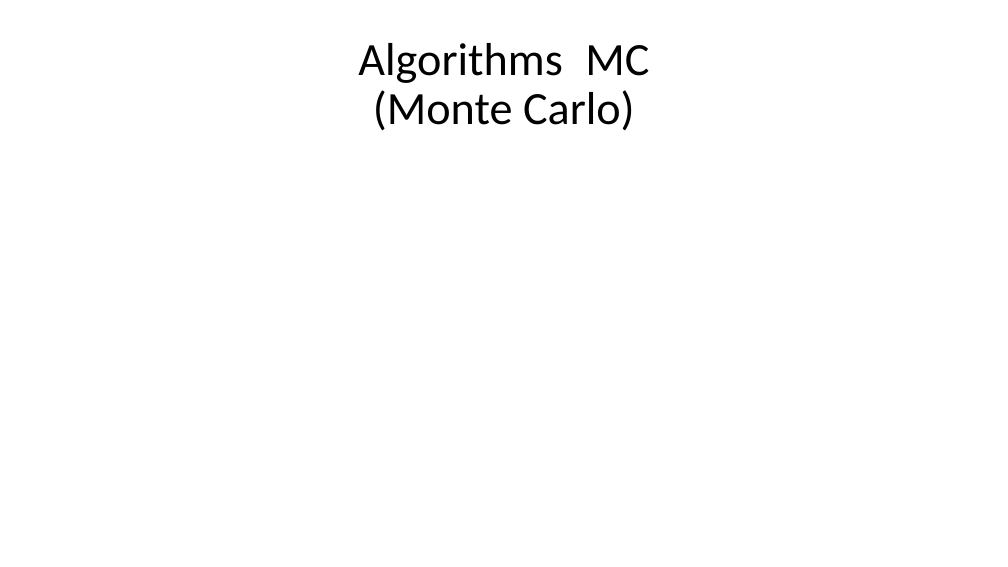
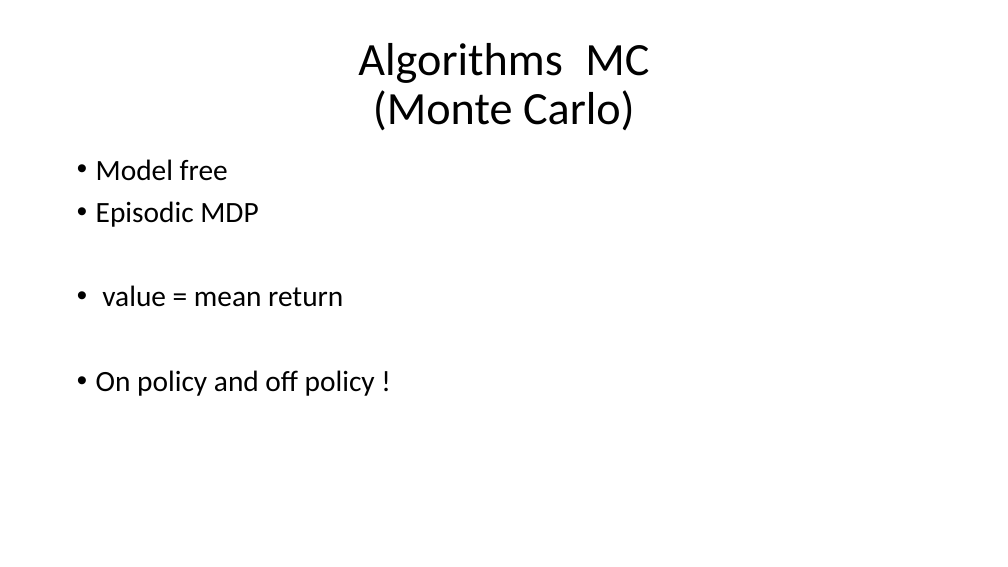
Before and after one commit to xfdywy/RL, a slide deck: slide 21 of FirstSeminar/firstseminar.pptx (slide 18 before the commit). Drawn at 1008x567 pixels with LibreOffice and Linux fonts; fonts in the diff are those of the drawing. Boxes give left, top, right and bottom in pixels: in the first picture for what was removed or moved away, otherwise in the second. Text is boxed around its words. In the diff, an @@ line names an element or a change of style, - is before the commit and + after.

```diff
--- a/FirstSeminar/firstseminar.pptx
+++ b/FirstSeminar/firstseminar.pptx
@@ text added at bbox=[96, 159, 375, 396], 28 pt, text #000000 @@
+• Model free
+• Episodic MDP
+• value = mean return
+• On policy and off policy !
```
Also in this commit, not shown: 3 other slides changed, 8 slides added.
